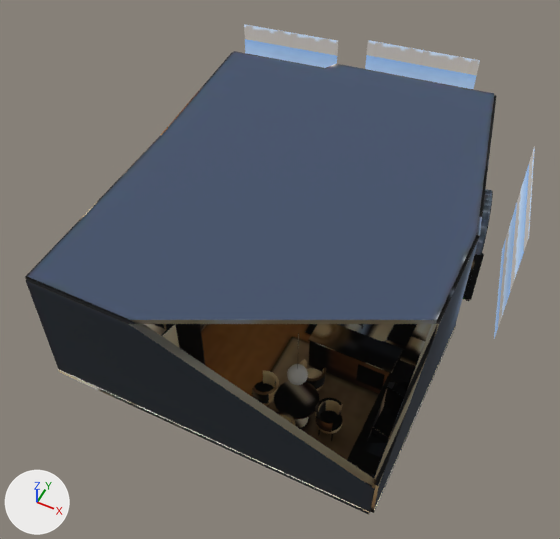
A saved change to the glTF model web/twobed_m.glb.
Rendered twice from a 50 mm lens placed at (5.01, -11.02, 13.95), pointed at (-0.21, -0.58, 0.9). The axes (+X, +Y, +Z) are drawn at lower left. The lights are the same throughout. The first picture is the older version. Everything nearer to the camera than a plane just in front of the edit is cut away. Where no turn or scale is listed for an object, it has been applied to the vertices. Vertices at exactly the same position are counted once.

The older version as bpy lines, for what is in view:
```python
me_floor_continuous_oak = bpy.data.meshes.new('Floor_continuous_oak')
me_floor_continuous_oak.from_pydata(...)  # 35410 vertices, 69142 faces; spans x -3.81..3.81, y -4.86..4.86, z -1.53..1.53
me_floor_continuous_oak.materials.append(mat_baked_lightmap)  # picture img_bake_atlas
me_floor_continuous_oak_001 = bpy.data.meshes.new('Floor_continuous_oak.001')
me_floor_continuous_oak_001.from_pydata(...)  # 16 vertices, 28 faces; spans x -3.68..3.68, y -4.75..4.75, z -0.02..0.02
me_floor_continuous_oak_001.materials.append(mat_baked_lightmap)  # picture img_bake_atlas
me_window_0_position_unsourced_backdrop = bpy.data.meshes.new('Window_0_POSITION_UNSOURCED_backdrop')
me_window_0_position_unsourced_backdrop.from_pydata(...)  # 8 vertices, 12 faces; spans x -1.24..1.24, y -0.19..0.19, z -1.62..1.62
me_window_0_position_unsourced_backdrop.materials.append(mat_window_backdrop_sky_unsourced_view)
ob_baked_interior = bpy.data.objects.new('BAKED_interior', me_floor_continuous_oak)
ob_baked_interior.location = (0.06, 0.23, 1.48)
ob_ceiling_baked = bpy.data.objects.new('Ceiling_BAKED', me_floor_continuous_oak_001)
ob_ceiling_baked.location = (0.0, 0.19, 3.03)
ob_window_0_position_unsourced_backdrop = bpy.data.objects.new('Window_0_POSITION_UNSOURCED_backdrop', me_window_0_position_unsourced_backdrop)
ob_window_0_position_unsourced_backdrop.location = (-2.64, 4.88, 1.62)
# also in view: 'Window_2_POSITION_UNSOURCED_backdrop' at (0.64, 5.62, 1.62); 'Window_3_POSITION_UNSOURCED_backdrop' at (4.33, 1.8, 1.62)
```
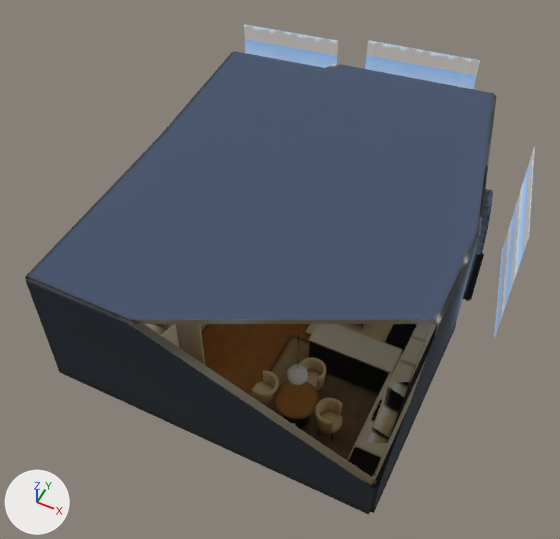
Commit message: perf baseline: snapshot of live deploy content (Interior bot working copy as deployed 2026-11-09 07:39 UTC+4)

Pixel boxes [x1, y1, x2, y2] of what changed, in the pictures (560 x 539 px; the box of a moved part takes in the faces that stretch with it):
part 1 of me_floor_continuous_oak, moved or reshaped: before [276, 360, 326, 426]; after [292, 357, 326, 426]
part 2 of me_floor_continuous_oak, surface changed: [25, 95, 497, 515] in both

What the commit changed:
me_floor_continuous_oak has 35410 vertices, 69142 faces and spans x -3.81..3.81, y -4.86..4.86, z -1.53..1.53.
me_floor_continuous_oak is used by ob_baked_interior; location (0.06, 0.23, 1.48).
me_floor_continuous_oak part 1: 16 vertices moved within x 1.36..1.64, y -4.49..-2.74, z -1.48..-1.07; 86 vertices removed from x 1.3..1.71, y -4.47..-2.76, z -0.98..-0.63; 86 vertices added at x 1.3..1.71, y -4.62..-2.6, z -0.98..-0.63.
me_floor_continuous_oak part 2: 42486 kept faces spanning x -3.81..3.81, y -4.86..4.86, z -1.53..1.53 get new texture (UV) coordinates.
